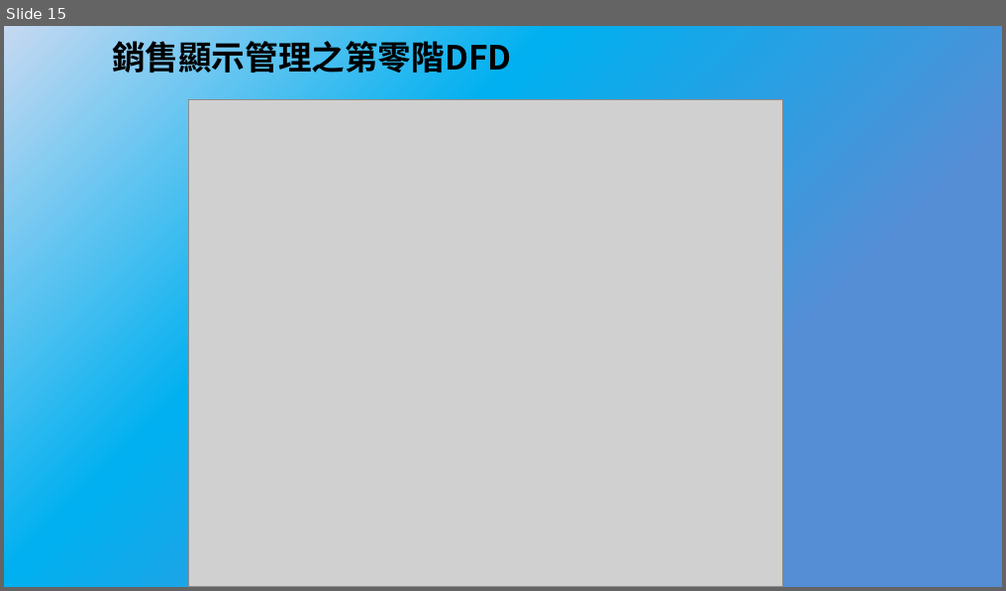
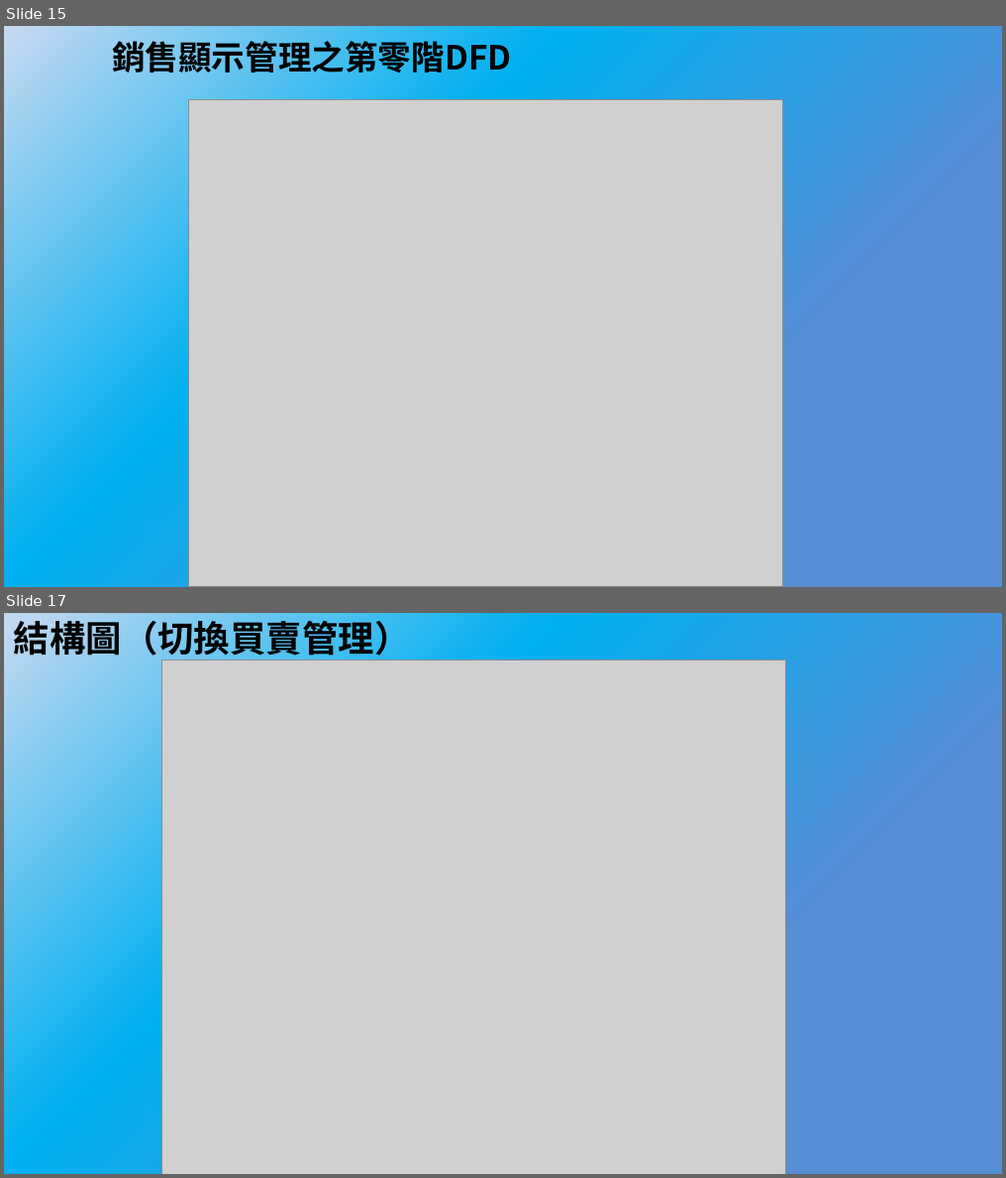
Before and after one commit to bnuby/Mobile-Application-Software, a slide deck: 系統分析/系統分析期中報告.pptx. Shown one above the other, each under a label of ours: slide 15 before the commit, slides 15 and 17 after it; the slides between them are not shown. The pictures are 1006x591 and 1006x1178 pixels, drawn with LibreOffice and Linux fonts; fonts in the diff are those of the drawing; grey boxes stand for pictures. Boxes give left, top, right and bottom in pixels: in the first picture for what was removed or moved away, otherwise in the second. Text is boxed around its words. In the diff, an @@ line names an element or a change of style, - is before the commit and + after.

```diff
--- a/系統分析/系統分析期中報告.pptx
+++ b/系統分析/系統分析期中報告.pptx
@@ slide 17 added at box(4, 613, 1002, 1174), background gradient #C6D9F1 to #00B0F0 to #558ED5 @@
@@ title added at box(14, 616, 411, 663), 26 pt, text #000000, bold @@
+結構圖（切換買賣管理）
@@ picture added at box(161, 660, 785, 1174) @@
```
Also in this commit, not shown: 3 other slides added, 1 slide removed, 1 other file.
